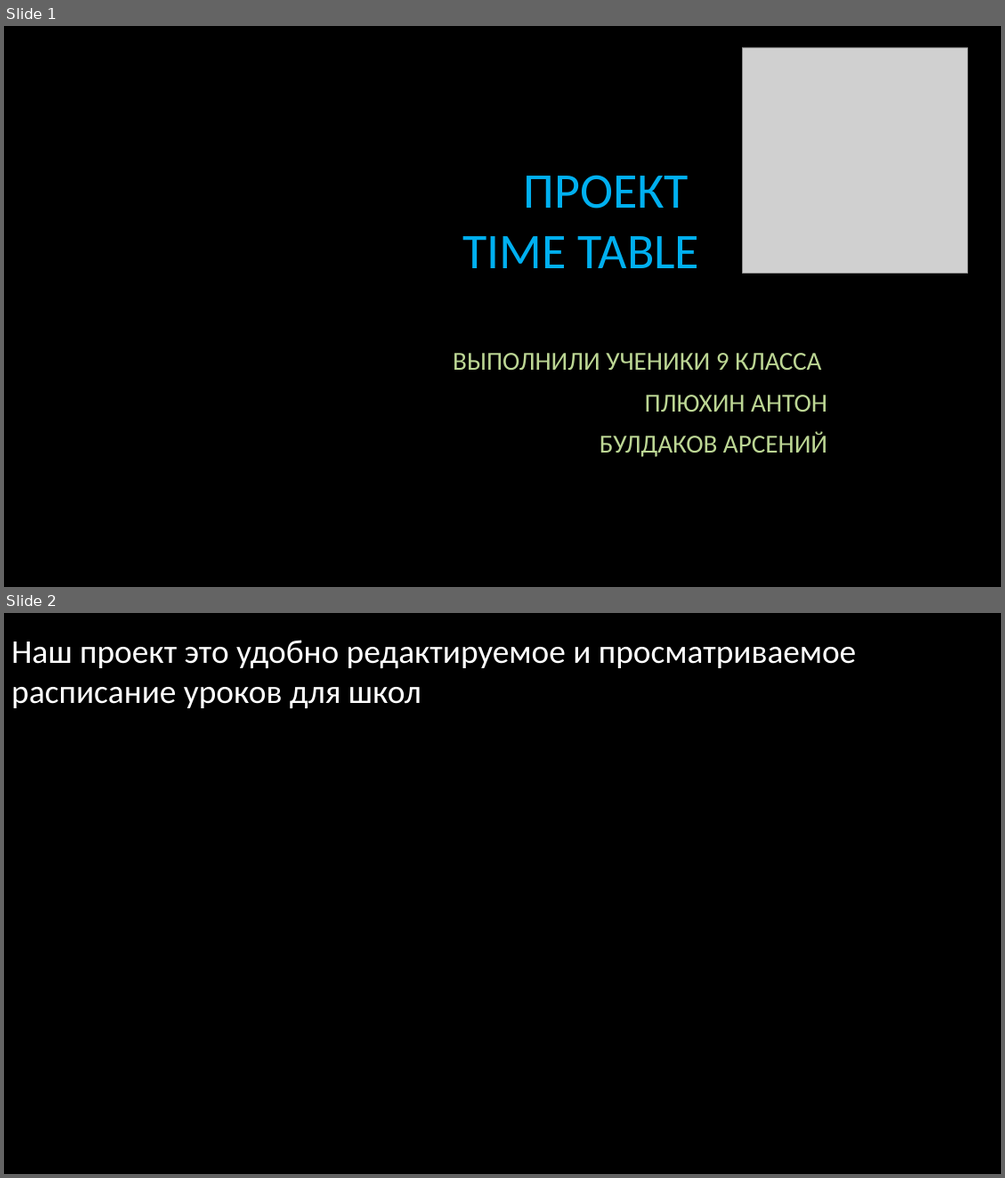
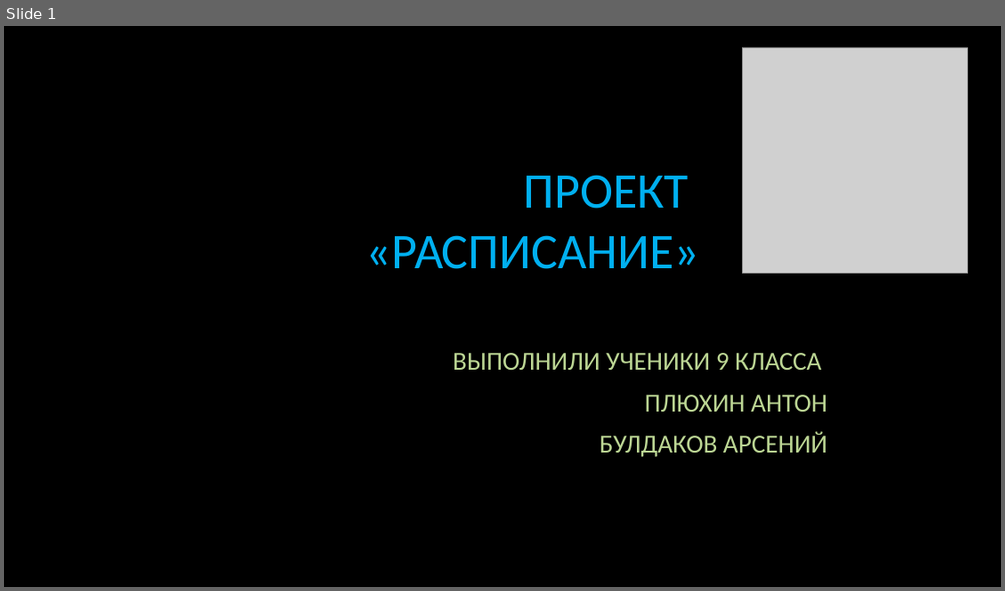
Before and after one commit to Anton-beep/flaskProjectTable, a slide deck: Time_Table.pptx. Shown one above the other, each under a label of ours: slides 1 and 2 before the commit, slide 1 after it. The pictures are 1005x1178 and 1005x591 pixels, drawn with LibreOffice and Linux fonts; fonts in the diff are those of the drawing; grey boxes stand for pictures; background and template pictures are left out. Boxes give left, top, right and bottom in pixels: in the first picture for what was removed or moved away, otherwise in the second. Text is boxed around its words. In the diff, an @@ line names an element or a change of style, - is before the commit and + after.

```diff
--- a/Time_Table.pptx
+++ b/Time_Table.pptx
@@ slide 2 removed at bbox=[4, 613, 1001, 1174], background picture (left out) @@
@@ title removed at bbox=[11, 640, 856, 708] @@
-Наш проект это удобно редактируемое и просматриваемое расписание уроков для школ
@@ slide 1 changed as well @@
@@ title at bbox=[366, 175, 700, 269]: text changed @@
-ПРОЕКТ
-TIME TABLE
+ПРОЕКТ
+«РАСПИСАНИЕ»
```
Also in this commit, not shown: 2 other slides changed, 2 slides added, 1 other file.
